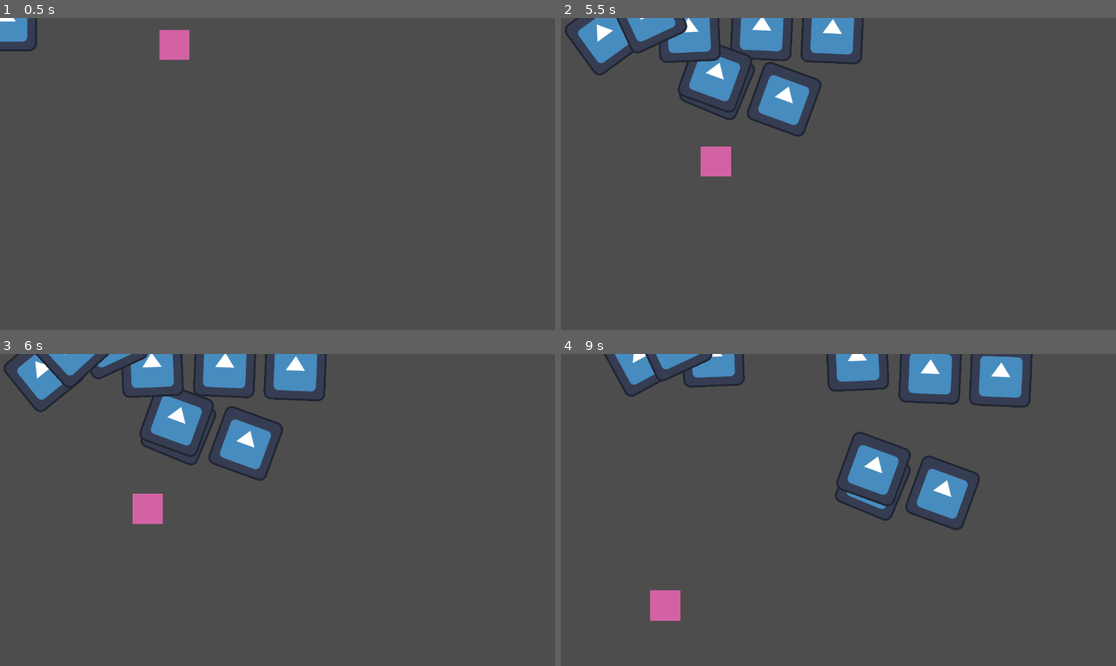
Above: before the commit, frames 1-4 (two rows, left to right).
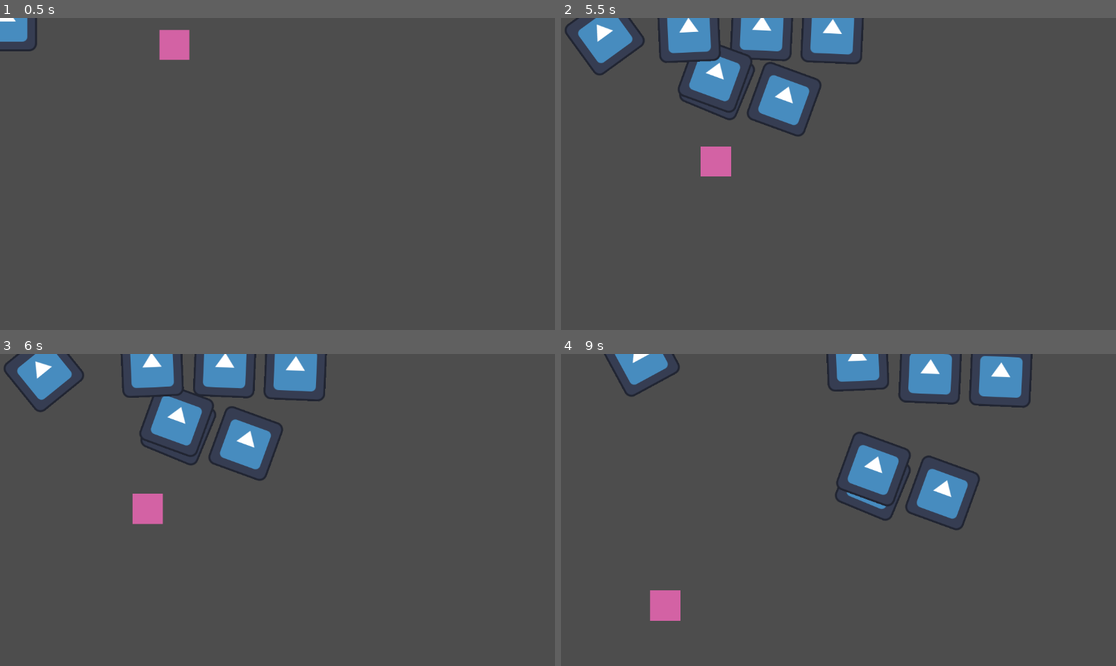
Above: after the commit, the same moments.

Repository: Cmanatron/FishRoguelike
Game: Godot game, scene res://Levels/TestLevel.tscn
The game is run twice, just before and just after one commit, with the same random seed, the same clock (stepped at 60 frames per second) and the same inputs. This scene is started directly instead of the project's main scene. The engine's default icon, where the game draws it, is replaced by a stand-in: a white triangle on a blue panel in a dark square.
Inputs:
- Up to frame 1 (0.5 s): no input
- Up to frame 2 (5.5 s): tap Enter at 0.5 s; hold D (right) 0.53-1.28 s; tap Space (shoot) every 0.75 s from 0.6 to 5.1 s; hold A (left) 1.28-2.03 s; hold D (right) 2.03-2.78 s; hold W (up) 2.78-3.53 s; hold A (left) from 3.53 s (still down)
- Up to frame 3 (6 s): release A (left) at 5.78 s; hold D (right) from 5.78 s (still down); tap Space (shoot) at 5.85 s
- Up to frame 4 (9 s): release D (right) at 6.53 s; hold W (up) 6.53-7.28 s; tap Space (shoot) every 0.75 s from 6.6 to 8.85 s; hold D (right) 7.28-8.03 s; hold A (left) from 8.03 s (still down)

Frame 1 is identical in both runs. In frame 2, 0.7% of the frame differs, in the area x 10-28%, y 0-31%; in frame 3, 0.8%; in frame 4, 1.0%, in the area x 15-34%, y 0-11%.

Commit message:
Pickups
Added pickup skeleton

Diff:
--- a/Levels/GamePieces/Air.tscn
+++ b/Levels/GamePieces/Air.tscn
@@ -1,10 +1,16 @@
 [gd_scene format=3 uid="uid://jpocajhfhkvt"]
+
+[ext_resource type="Script" uid="uid://y3twef1i4p0k" path="res://Levels/GamePieces/air.gd" id="1_twvkm"]
 
 [sub_resource type="RectangleShape2D" id="RectangleShape2D_elcxg"]
 
 [node name="Air" type="Node2D" unique_id=1516346332]
+script = ExtResource("1_twvkm")
 
 [node name="Area2D" type="Area2D" parent="." unique_id=2077396696]
 
 [node name="CollisionShape2D" type="CollisionShape2D" parent="Area2D" unique_id=229052051]
 shape = SubResource("RectangleShape2D_elcxg")
+
+[connection signal="body_entered" from="Area2D" to="." method="_on_area_2d_body_entered"]
+[connection signal="body_exited" from="Area2D" to="." method="_on_area_2d_body_exited"]
--- /dev/null
+++ b/Levels/GamePieces/Pickup.tscn
@@ -0,0 +1,18 @@
+[gd_scene format=3 uid="uid://bvnt5w2jhvhe8"]
+
+[ext_resource type="Script" uid="uid://csoim01iiljjm" path="res://Levels/GamePieces/pickup.gd" id="1_vueyr"]
+
+[sub_resource type="CircleShape2D" id="CircleShape2D_bujg3"]
+radius = 45.54119
+
+[node name="Pickup" type="Node2D" unique_id=819022689]
+script = ExtResource("1_vueyr")
+
+[node name="Area2D" type="Area2D" parent="." unique_id=2128017466]
+
+[node name="CollisionShape2D" type="CollisionShape2D" parent="Area2D" unique_id=960630816]
+shape = SubResource("CircleShape2D_bujg3")
+
+[node name="Sprite2D" type="Sprite2D" parent="Area2D" unique_id=1818663794]
+
+[connection signal="tree_entered" from="." to="." method="_on_tree_entered"]
--- /dev/null
+++ b/Levels/GamePieces/air.gd
@@ -0,0 +1,15 @@
+extends Node2D
+
+var playerIn:bool = false
+
+
+
+func _on_area_2d_body_entered(body: Node2D) -> void:
+	if(body.is_in_group("Player")):
+		body.inAir = true
+
+
+
+func _on_area_2d_body_exited(body: Node2D) -> void:
+	if(body.is_in_group("Player")):
+		body.inAir = false
--- /dev/null
+++ b/Levels/GamePieces/pickup.gd
@@ -0,0 +1,12 @@
+extends Node2D
+@export var type:int
+
+func _on_tree_entered() -> void:
+	type = randi_range(0,2)
+	match type:
+		0:
+			$Area2D/Sprite2D.texture = load("res://fish/fish1.png")
+		1:
+			$Area2D/Sprite2D.texture = load("res://fish/fish2.png")
+		2:
+			$Area2D/Sprite2D.texture = load("res://fish/fish3.png")
--- a/Levels/TestLevel.tscn
+++ b/Levels/TestLevel.tscn
@@ -2,9 +2,14 @@
 
 [ext_resource type="PackedScene" uid="uid://djve37ttkv44t" path="res://fish/fsih.tscn" id="1_iqcmb"]
 [ext_resource type="PackedScene" uid="uid://bu5v80bhk737r" path="res://Player/player.tscn" id="1_uib4f"]
+[ext_resource type="PackedScene" uid="uid://jpocajhfhkvt" path="res://Levels/GamePieces/Air.tscn" id="3_y1yrn"]
 
 [node name="TestLevel" type="Node2D" unique_id=254115542]
 
 [node name="fish" parent="." unique_id=1538071325 instance=ExtResource("1_iqcmb")]
 
 [node name="Player" parent="." unique_id=1643441324 instance=ExtResource("1_uib4f")]
+
+[node name="Air" parent="." unique_id=1516346332 instance=ExtResource("3_y1yrn")]
+position = Vector2(322, 11)
+scale = Vector2(-243.88643, 8.299123)
--- a/Player/Bullet.tscn
+++ b/Player/Bullet.tscn
@@ -16,3 +16,5 @@
 
 [node name="Sprite2D" type="Sprite2D" parent="Area2D" unique_id=325833137]
 texture = ExtResource("1_hnj4y")
+
+[connection signal="body_entered" from="Area2D" to="." method="_on_area_2d_body_entered"]
--- a/Player/bullet.gd
+++ b/Player/bullet.gd
@@ -1,5 +1,13 @@
 extends Node2D
 var speed = 100
-
+var item = preload("res://Levels/GamePieces/Pickup.tscn")
 func _physics_process(delta: float) -> void:
 	position += transform.x * speed* delta
+
+
+
+func _on_area_2d_body_entered(body: Node2D) -> void:
+	#Call Fish Damage
+
+
+	$".".queue_free()
--- a/Player/player.gd
+++ b/Player/player.gd
@@ -3,9 +3,14 @@
 var stopping = 5
 @export var health = 10
 @export var airMax = 100
+var inAir:bool = false
 var air = airMax
-@export var HP = 100
+@export var HP = 1000
 var bullet = preload("res://Player/Bullet.tscn")
+
+func refill():
+	if(air<airMax):
+		air+=10
 
 func shoot():
 	var shot = bullet.instantiate()
@@ -14,6 +19,7 @@
 
 func _physics_process(delta: float) -> void:
 	#Movement Controller
+	air -= 1
 	if Input.is_action_pressed("right"):
 		$".".rotation_degrees+= speed*delta
 	if Input.is_action_pressed("left"):
@@ -34,6 +40,10 @@
 			else:
 				$".".velocity.y += stopping
 	$".".move_and_slide()
+	if(inAir):
+		refill()
+
+	print(air)
 
 	#Shooting Controller
 	if(Input.is_action_just_pressed("shoot")):
--- a/Player/player.tscn
+++ b/Player/player.tscn
@@ -7,7 +7,7 @@
 radius = 16.0
 height = 52.0
 
-[node name="Player" type="CharacterBody2D" unique_id=1643441324]
+[node name="Player" type="CharacterBody2D" unique_id=1643441324 groups=["Player"]]
 script = ExtResource("1_l8h54")
 
 [node name="CollisionShape2D" type="CollisionShape2D" parent="." unique_id=767174944]
--- a/project.godot
+++ b/project.godot
@@ -14,6 +14,10 @@
 run/main_scene="uid://djve37ttkv44t"
 config/features=PackedStringArray("4.6", "Forward Plus")
 config/icon="res://icon.svg"
+
+[global_group]
+
+Player=""
 
 [input]
 
Not shown, added: Levels/GamePieces/air.gd.uid
Not shown, added: Levels/GamePieces/pickup.gd.uid
